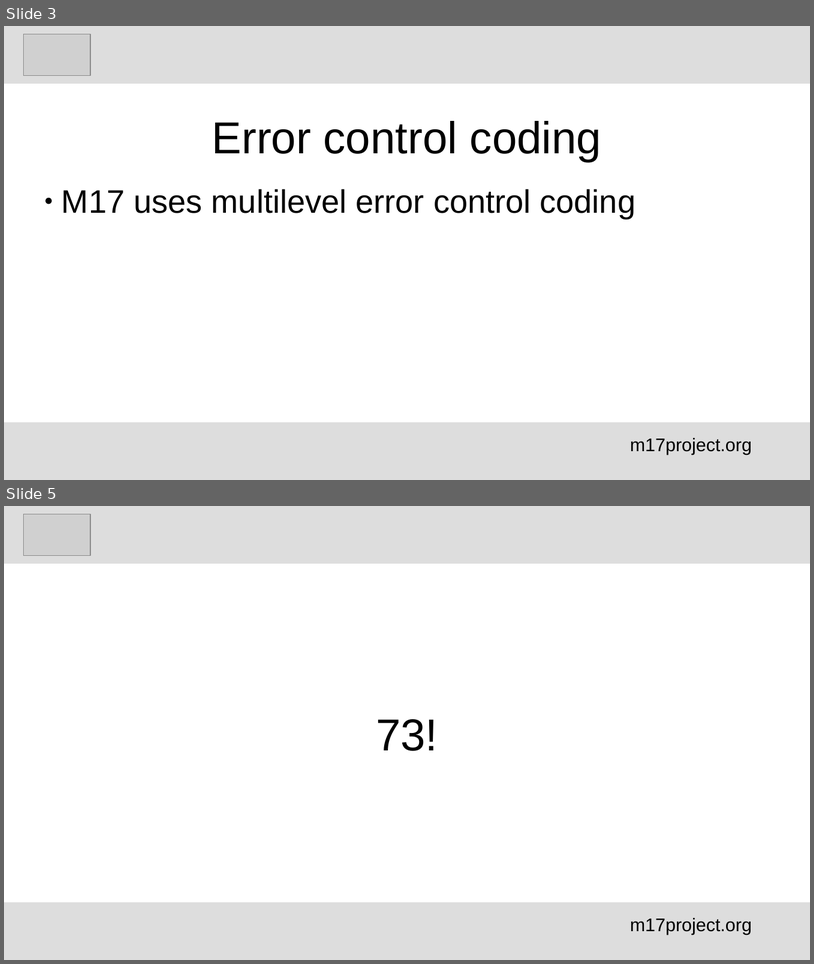
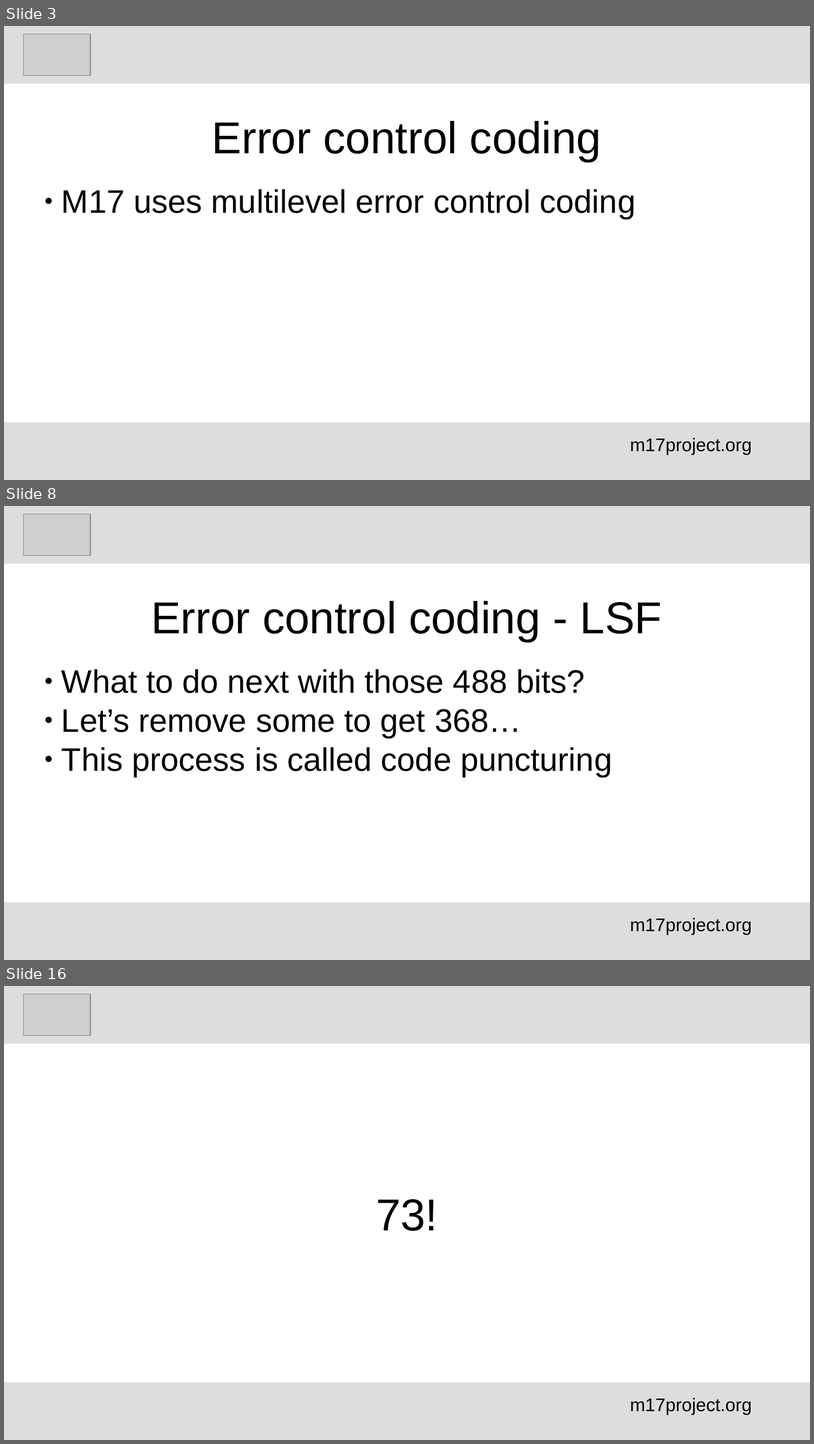
Before and after one commit to M17-Project/M17_education, a slide deck: English/M17_error control_schemes_en.odp. Shown one above the other, each under a label of ours: slides 3 and 5 before the commit, slides 3, 8 and 16 after it; the slides between them are not shown. The pictures are 814x964 and 814x1444 pixels, drawn with LibreOffice and Linux fonts; fonts in the diff are those of the drawing; grey boxes stand for pictures. Boxes give left, top, right and bottom in pixels: in the first picture for what was removed or moved away, otherwise in the second. Text is boxed around its words. In the diff, an @@ line names an element or a change of style, - is before the commit and + after.

```diff
--- a/English/M17_error control_schemes_en.odp
+++ b/English/M17_error control_schemes_en.odp
@@ slide 8 added at (x1=4, y1=506, x2=810, y2=960), background #FFFFFF @@
@@ rectangle added at (x1=4, y1=506, x2=810, y2=564), fill #DDDDDD @@
@@ picture added at (x1=23, y1=514, x2=90, y2=556) @@
@@ title added at (x1=151, y1=601, x2=663, y2=642), 44 pt, text #000000 @@
+Error control coding - LSF
@@ subtitle added at (x1=62, y1=669, x2=612, y2=777), 32 pt, text #000000 @@
+● What to do next with those 488 bits?
+● Let’s remove some to get 368…
+● This process is called code puncturing
@@ rectangle added at (x1=4, y1=902, x2=810, y2=960), fill #DDDDDD @@
@@ text added at (x1=630, y1=918, x2=752, y2=934), 18 pt, text #000000 @@
+m17project.org
@@ what was slide 5 is now slide 16 @@
```
Also in this commit, not shown: 2 slides changed, 10 other slides added, 1 other file.
